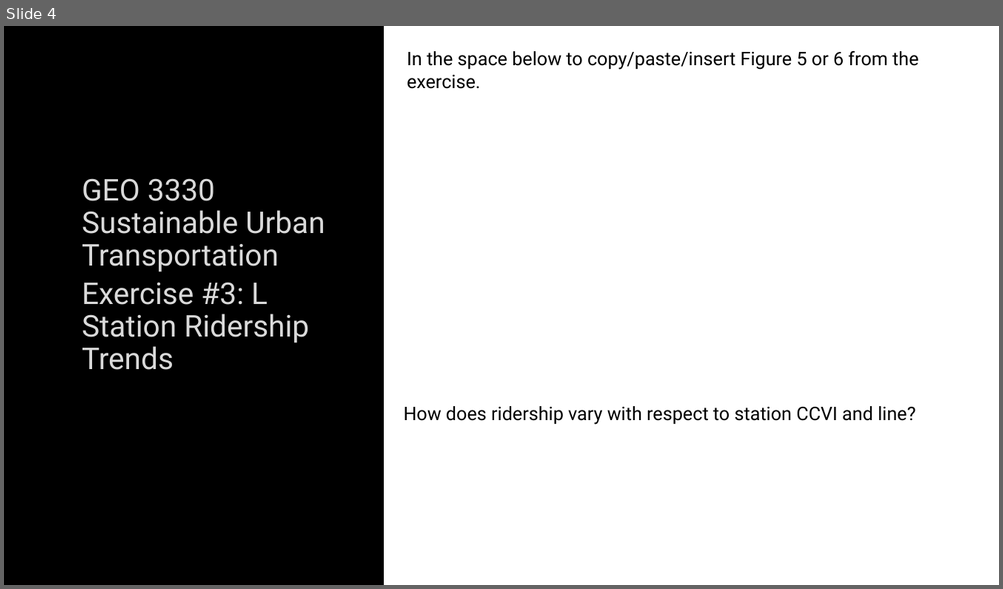
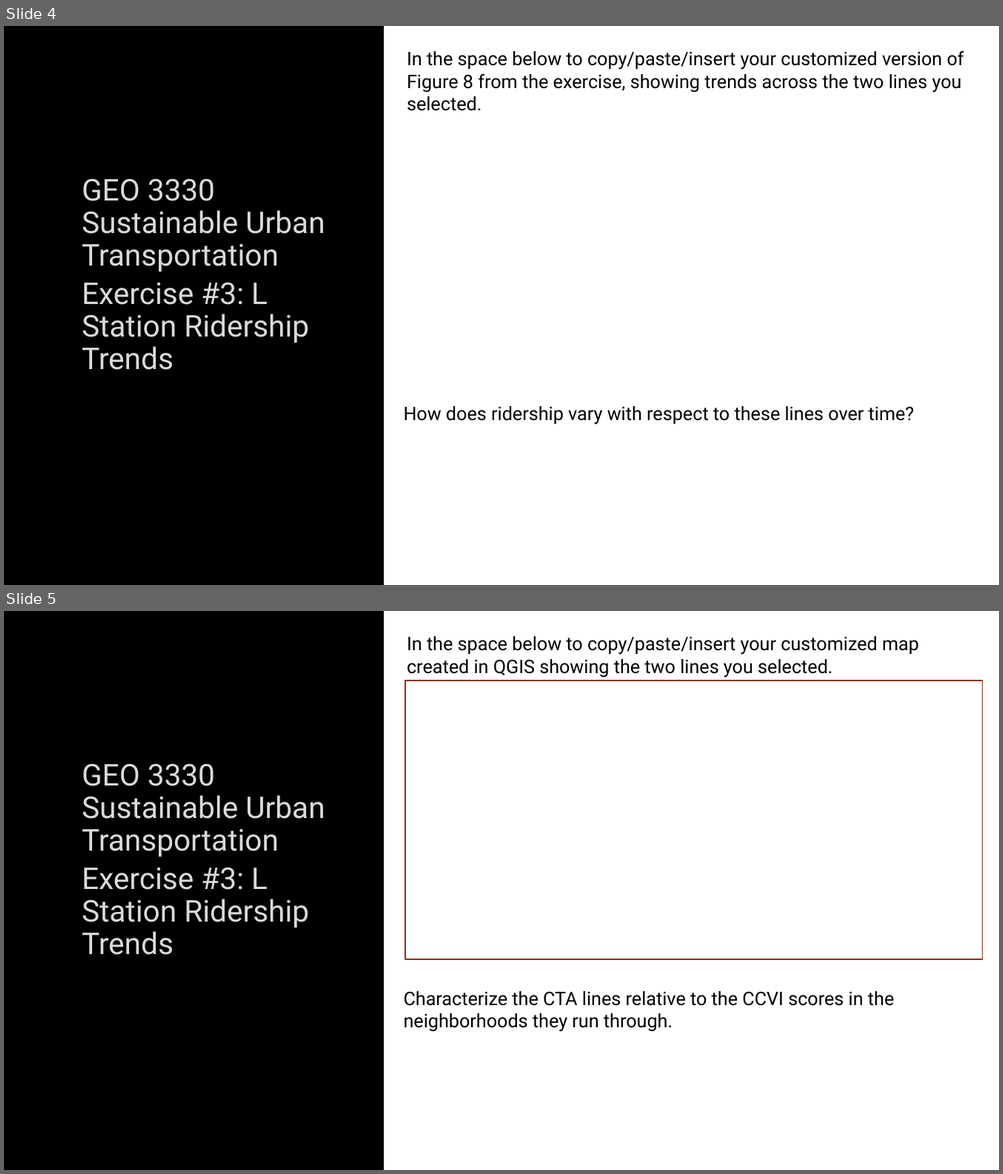
Before and after one commit to justenvirons/pedagogy, a slide deck: docs/exercises_transportation/slides/Exercise03_Template.pptx. Shown one above the other, each under a label of ours: slide 4 before the commit, slides 4 and 5 after it. The pictures are 1003x589 and 1003x1174 pixels, drawn with LibreOffice and Linux fonts; fonts in the diff are those of the drawing; background and template pictures are left out. Boxes give left, top, right and bottom in pixels: in the first picture for what was removed or moved away, otherwise in the second. Text is boxed around its words. In the diff, an @@ line names an element or a change of style, - is before the commit and + after.

Commit message:
exercise #3 updates

```diff
--- a/docs/exercises_transportation/slides/Exercise03_Template.pptx
+++ b/docs/exercises_transportation/slides/Exercise03_Template.pptx
@@ slide 5 added at bbox=[4, 611, 999, 1170], background picture (left out) @@
@@ rectangle added at bbox=[384, 611, 999, 1170], fill #FFFFFF @@
@@ text added at bbox=[407, 636, 919, 678], 18 pt, text #000000 @@
+In the space below to copy/paste/insert your customized map created in QGIS showing the two lines you selected.
@@ rectangle added at bbox=[405, 681, 982, 960], outline #8B3314 1.25 pt @@
@@ text added at bbox=[82, 763, 324, 955], 29 pt, text #DADADA @@
+GEO 3330 Sustainable Urban Transportation
+Exercise #3: L Station Ridership Trends
@@ text added at bbox=[404, 991, 893, 1032], 18 pt, text #000000 @@
+Characterize the CTA lines relative to the CCVI scores in the neighborhoods they run through.
@@ slide 4 changed as well @@
@@ text at bbox=[407, 51, 964, 111]: text changed @@
-In the space below to copy/paste/insert Figure 5 or 6 from the exercise.
+In the space below to copy/paste/insert your customized version of Figure 8 from the exercise, showing trends across the two lines you selected.
@@ text at bbox=[404, 406, 914, 425]: text changed @@
-How does ridership vary with respect to station CCVI and line?
+How does ridership vary with respect to these lines over time?
```
Also in this commit, not shown: 4 other slides changed, 1 other file.
